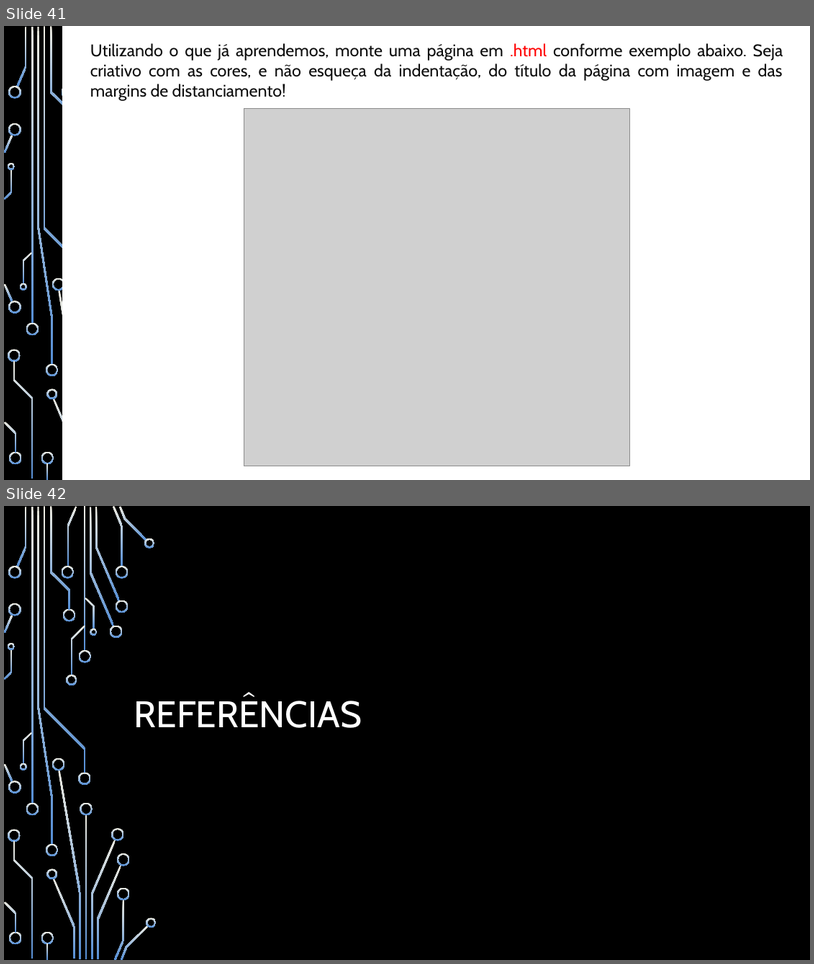
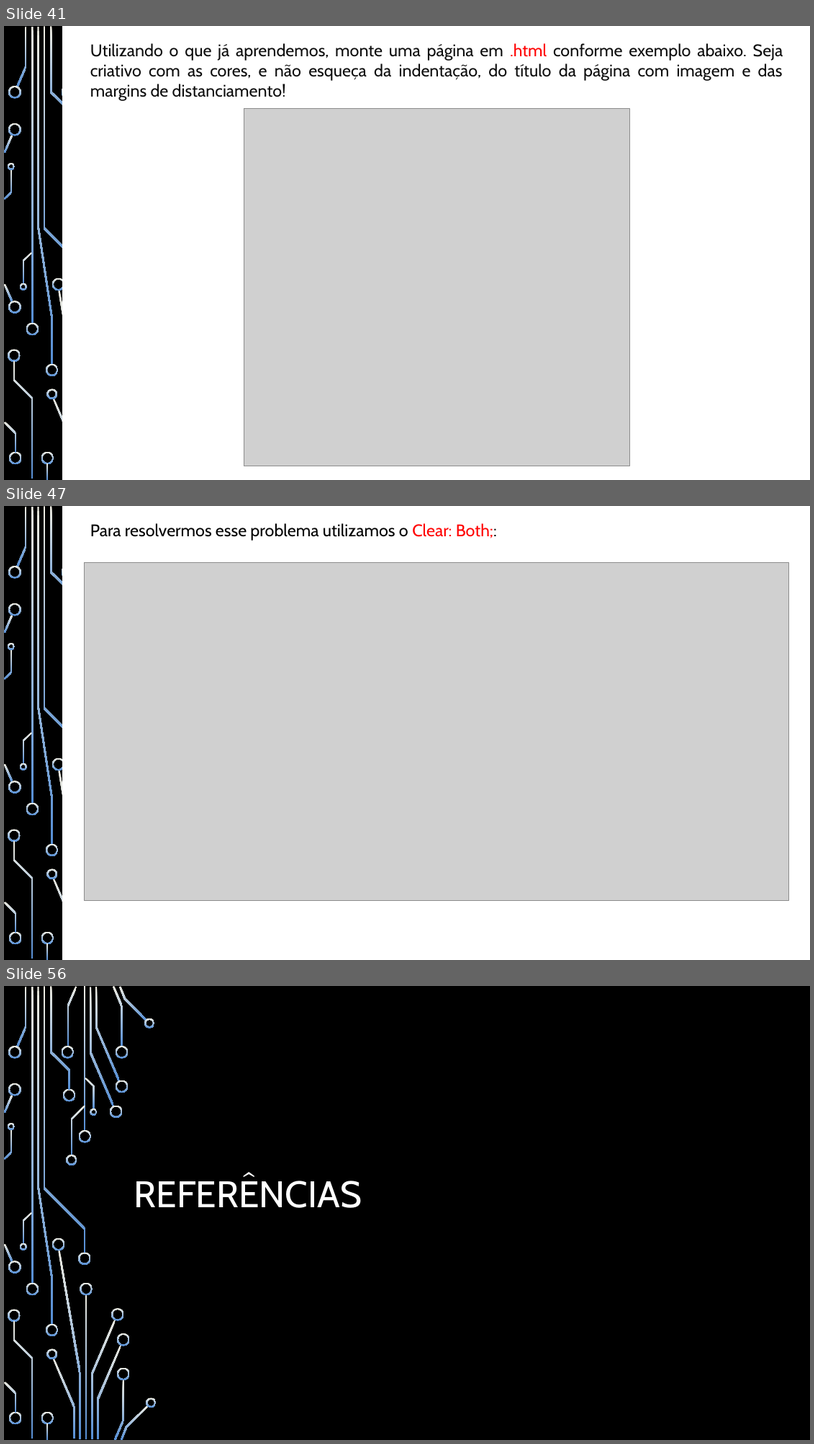
Before and after one commit to heitorsam/aulas_iep, a slide deck: documentos/Apostila - Desenvolvimento Web - IEP.pptx. Shown one above the other, each under a label of ours: slides 41 and 42 before the commit, slides 41, 47 and 56 after it; the slides between them are not shown. The pictures are 814x964 and 814x1444 pixels, drawn with LibreOffice and Linux fonts; fonts in the diff are those of the drawing; grey boxes stand for pictures; background and template pictures are left out. Boxes give left, top, right and bottom in pixels: in the first picture for what was removed or moved away, otherwise in the second. Text is boxed around its words. In the diff, an @@ line names an element or a change of style, - is before the commit and + after.

```diff
--- a/documentos/Apostila - Desenvolvimento Web - IEP.pptx
+++ b/documentos/Apostila - Desenvolvimento Web - IEP.pptx
@@ slide 47 added at [4,506,810,960], background picture (left out); not listed: 37 template elements that a slide beside it also shows @@
@@ rectangle added at [63,506,810,960], fill #FFFFFF, outline #FFFFFF 1.25 pt @@
@@ text added at [90,523,497,541], 20 pt, text #000000 @@
+Para resolvermos esse problema utilizamos o Clear: Both;:
@@ picture added at [85,563,790,901] @@
@@ what was slide 42 is now slide 56 @@
```
Also in this commit, not shown: 2 slides changed, 13 other slides added, 10 other files.
